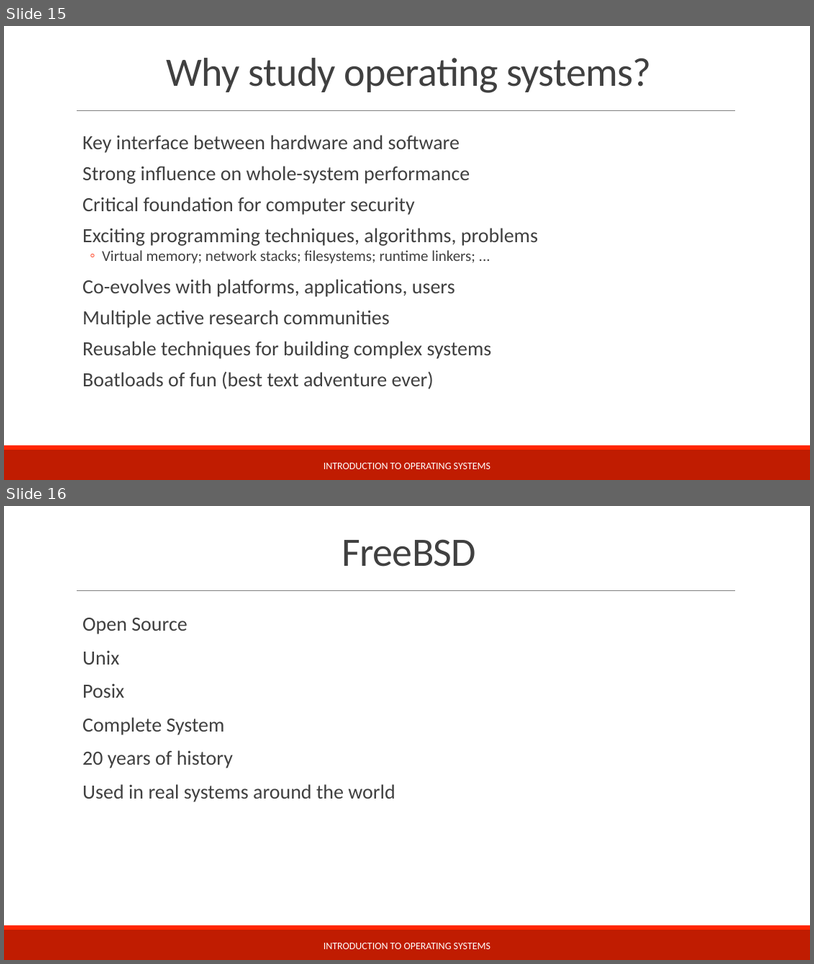
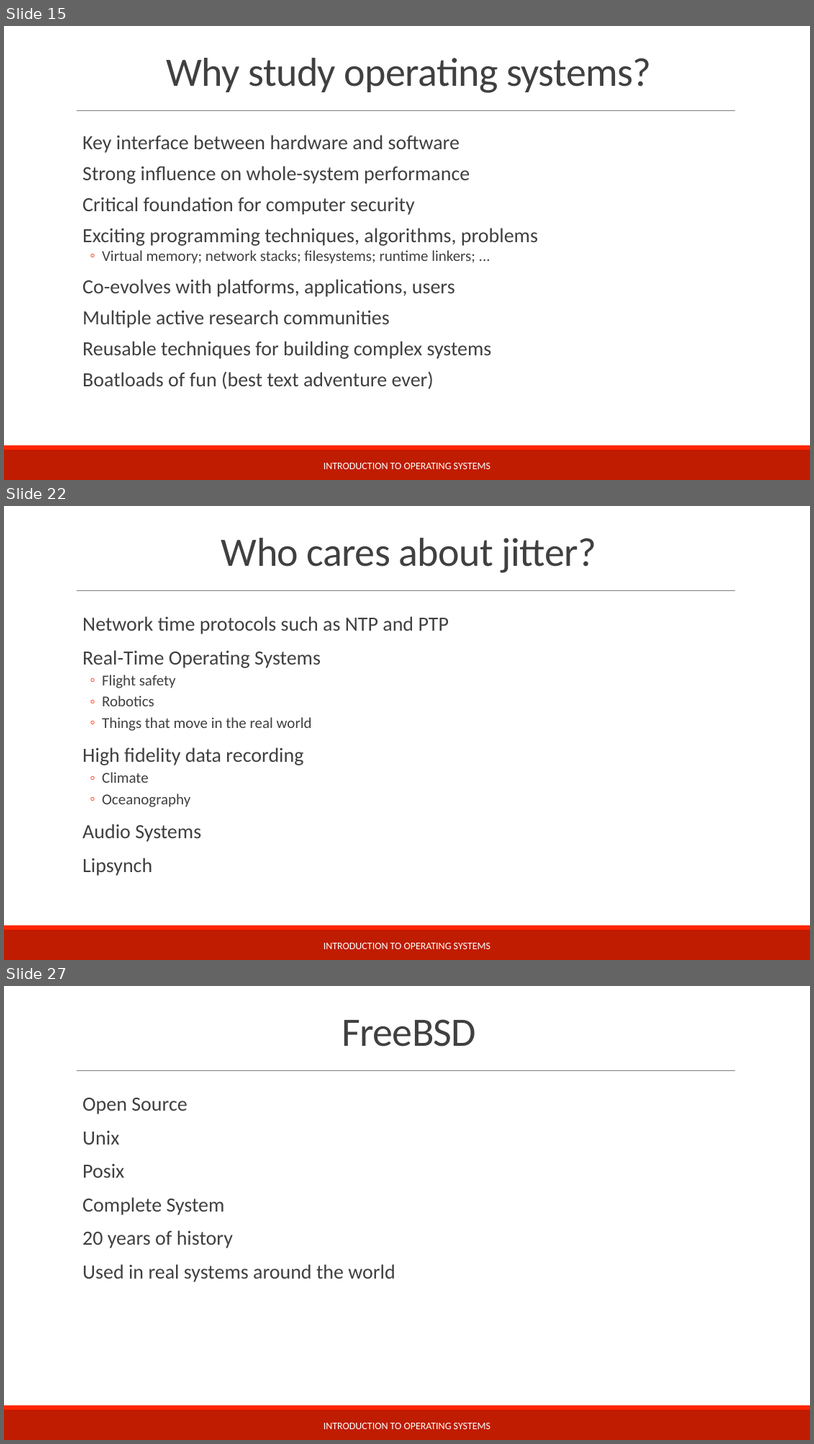
Before and after one commit to teachbsd/course, a slide deck: undergraduate/lectures/introduction.pptx. Shown one above the other, each under a label of ours: slides 15 and 16 before the commit, slides 15, 22 and 27 after it; the slides between them are not shown. The pictures are 814x964 and 814x1444 pixels, drawn with LibreOffice and Linux fonts; fonts in the diff are those of the drawing; background and template pictures are left out. Boxes give left, top, right and bottom in pixels: in the first picture for what was removed or moved away, otherwise in the second. Text is boxed around its words. In the diff, an @@ line names an element or a change of style, - is before the commit and + after.

```diff
--- a/undergraduate/lectures/introduction.pptx
+++ b/undergraduate/lectures/introduction.pptx
@@ slide 22 added at (x1=4, y1=506, x2=810, y2=960), background #FFFFFF; not listed: 3 template elements that a slide beside it also shows @@
@@ title added at (x1=221, y1=538, x2=597, y2=573), 48 pt, text #404040 @@
+Who cares about jitter?
@@ text added at (x1=82, y1=616, x2=449, y2=875), 24 pt, text #404040 @@
+  Network time protocols such as NTP and PTP
+  Real-Time Operating Systems
+  ◦ Flight safety
+  ◦ Robotics
+  ◦ Things that move in the real world
+  High fidelity data recording
+  ◦ Climate
+  ◦ Oceanography
+  Audio Systems
+  Lipsynch
@@ text added at (x1=324, y1=942, x2=491, y2=949), 12 pt, text #FFFFFF @@
+INTRODUCTION TO OPERATING SYSTEMS
@@ what was slide 16 is now slide 27 @@
```
Also in this commit, not shown: 10 other slides added, 9 other files.
